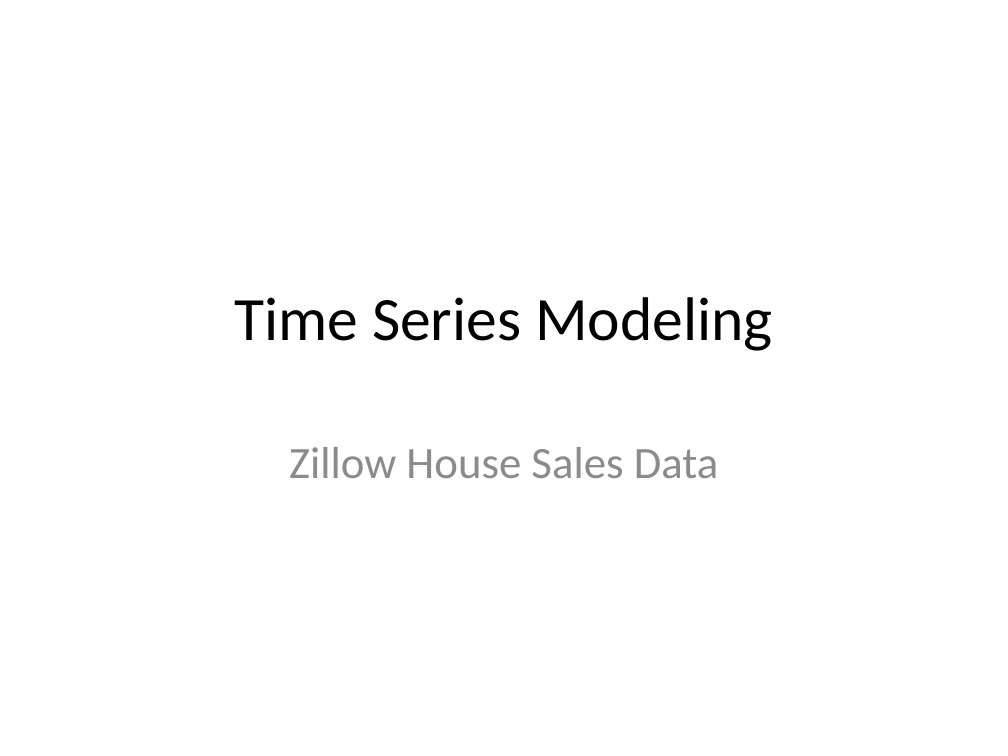
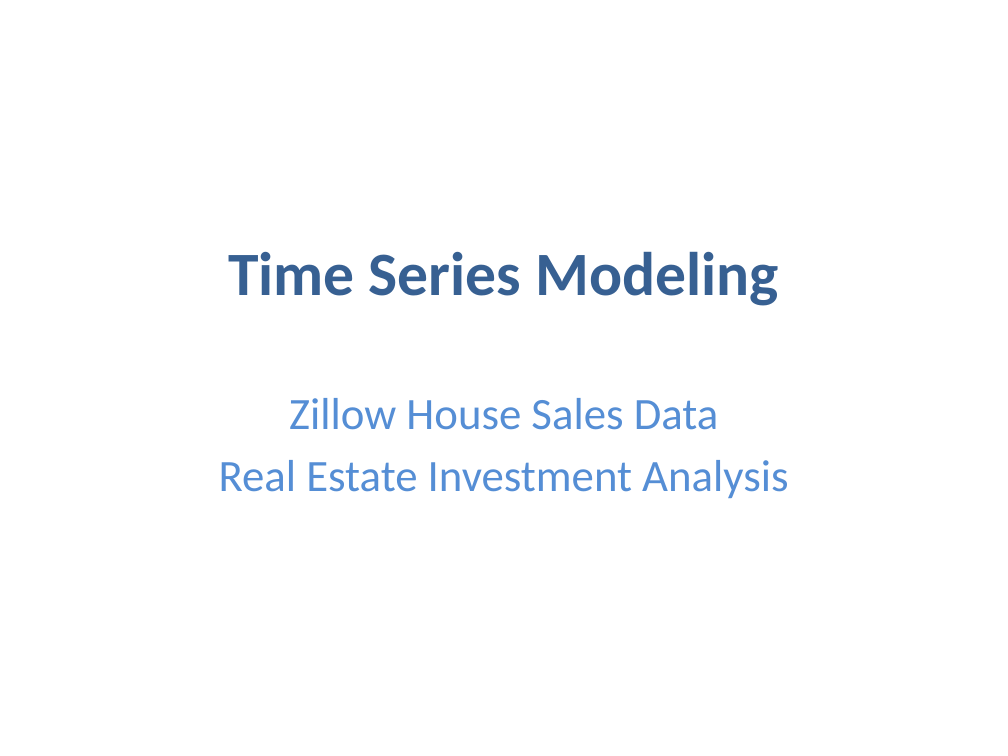
Before and after one commit to Sue-Mir/Module4_Project_Time_Series_Modelling, a slide deck: slide 1 of time-series/Project4_NonTechnicalPresentation.pptx. Drawn at 1008x756 pixels with LibreOffice and Linux fonts; fonts in the diff are those of the drawing. Boxes give left, top, right and bottom in pixels: in the first picture for what was removed or moved away, otherwise in the second. Text is boxed around its words. In the diff, an @@ line names an element or a change of style, - is before the commit and + after.

```diff
--- a/time-series/Project4_NonTechnicalPresentation.pptx
+++ b/time-series/Project4_NonTechnicalPresentation.pptx
@@ title "Time Series Modeling": place and size @@
-title "Time Series Modeling" at [234,297,773,351]
+title "Time Series Modeling" at [228,251,778,306]
@@ title "Time Series Modeling" at [228,251,778,306]: text colour #000000 to #376092, bold on @@
@@ subtitle "Zillow House Sales Data": place and size @@
-subtitle "Zillow House Sales Data" at [289,447,719,478]
+subtitle "Zillow House Sales Data" at [219,398,788,498]
@@ subtitle at [289,398,719,430]: text colour #8C8C8C to #558ED5 in "Zillow House Sales Data" @@
@@ subtitle at [219,460,788,498]: paragraph added @@
+Real Estate Investment Analysis
```
Also in this commit, not shown: 13 slides added, 1 slide removed.
